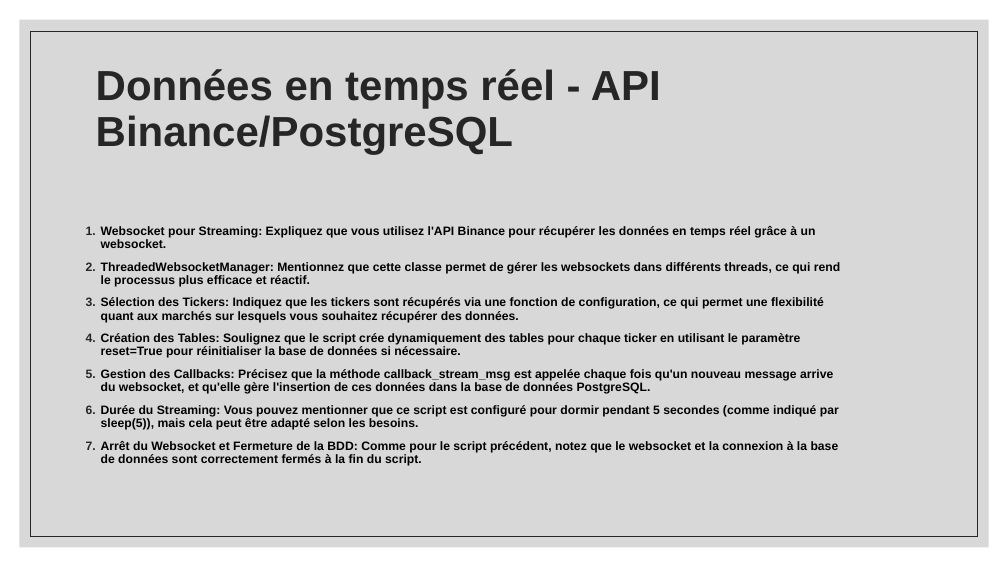
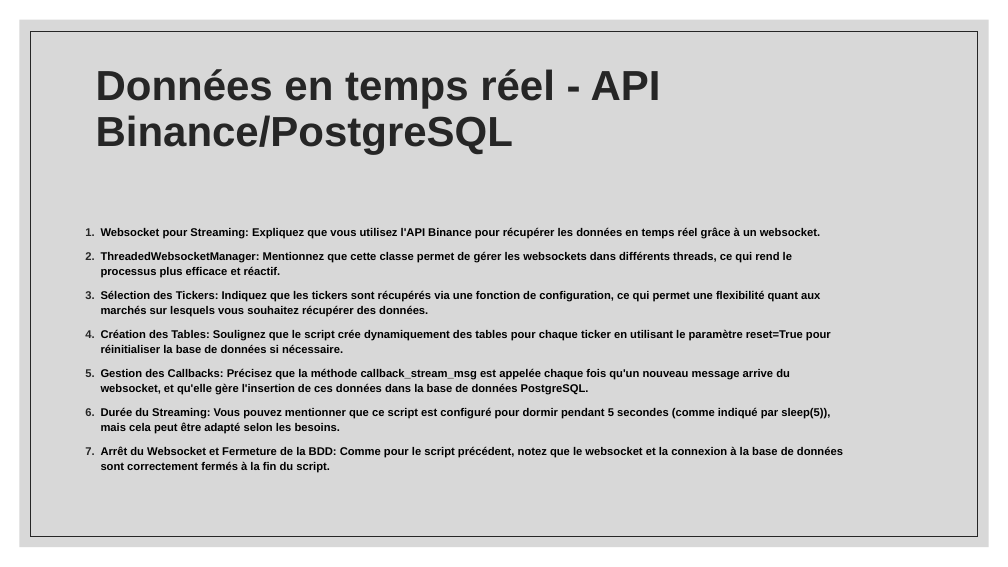
Before and after one commit to swip10/OPA, a slide deck: slide 9 of Gestion de projet/Présentation projet_OPA.pptx (slide 8 before the commit). Drawn at 1008x567 pixels with LibreOffice and Linux fonts; fonts in the diff are those of the drawing. Boxes give left, top, right and bottom in pixels: in the first picture for what was removed or moved away, otherwise in the second. Text is boxed around its words. In the diff, an @@ line names an element or a change of style, - is before the commit and + after.

```diff
--- a/Gestion de projet/Présentation projet_OPA.pptx
+++ b/Gestion de projet/Présentation projet_OPA.pptx
@@ text "Websocket pour Streaming: Expliquez que ..." at (x1=101, y1=227, x2=843, y2=473): size 11.6 to 10.7 pt; line spacing 0.9 to 1.1 @@
```
Also in this commit, not shown: 4 other slides changed, 1 slide added, 2 other files.
